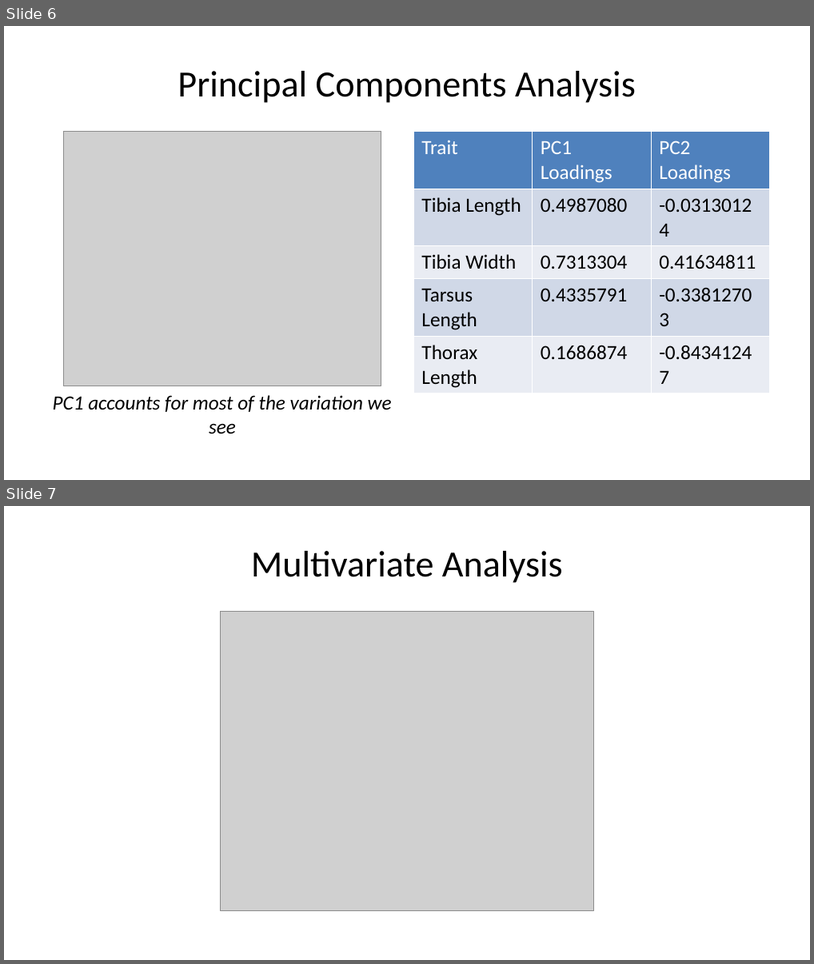
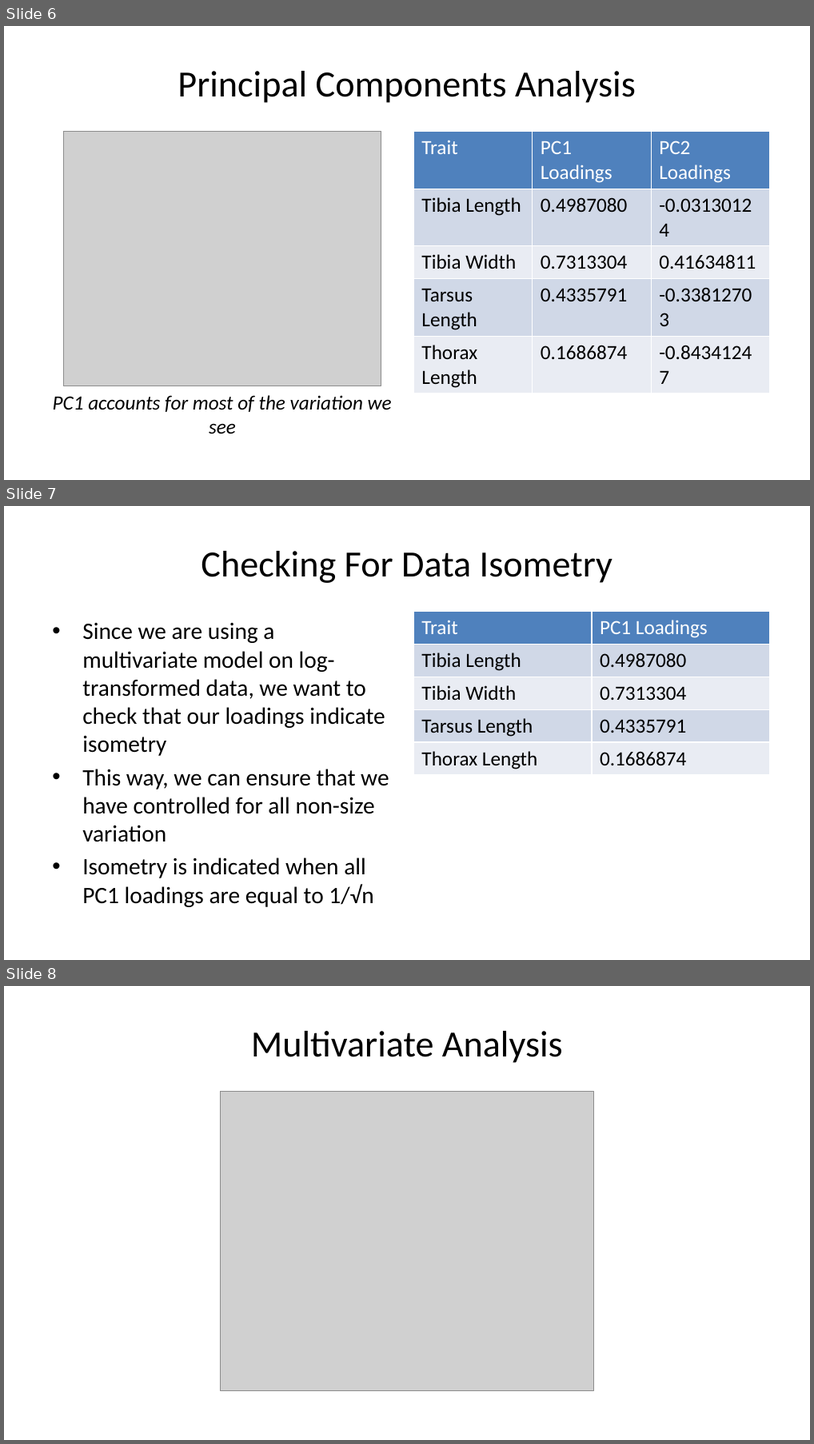
Before and after one commit to marabass/Dpro_CD_SD, a slide deck: SexDimDPro.pptx. Shown one above the other, each under a label of ours: slides 6 and 7 before the commit, slides 6, 7 and 8 after it. The pictures are 814x964 and 814x1444 pixels, drawn with LibreOffice and Linux fonts; fonts in the diff are those of the drawing; grey boxes stand for pictures. Boxes give left, top, right and bottom in pixels: in the first picture for what was removed or moved away, otherwise in the second. Text is boxed around its words. In the diff, an @@ line names an element or a change of style, - is before the commit and + after.

```diff
--- a/SexDimDPro.pptx
+++ b/SexDimDPro.pptx
@@ slide 7 added at bbox=[4, 506, 810, 960], background #FFFFFF @@
@@ title added at bbox=[201, 551, 613, 583], 33 pt, text #000000 @@
+Checking For Data Isometry
@@ text added at bbox=[82, 623, 389, 907], 21 pt, text #000000 @@
+• Since we are using a multivariate model on log-transformed data, we want to check that our loadings indicate isometry
+• This way, we can ensure that we have controlled for all non-size variation
+• Isometry is indicated when all PC1 loadings are equal to 1/√n
@@ table added at bbox=[414, 612, 770, 911], 5 rows, 2 columns @@
+Trait | PC1 Loadings
+Tibia Length | 0.4987080
+Tibia Width | 0.7313304
+Tarsus Length | 0.4335791
+Thorax Length | 0.1686874
@@ what was slide 7 is now slide 8 @@
```
Also in this commit, not shown: 1 slide changed, 1 other file.
